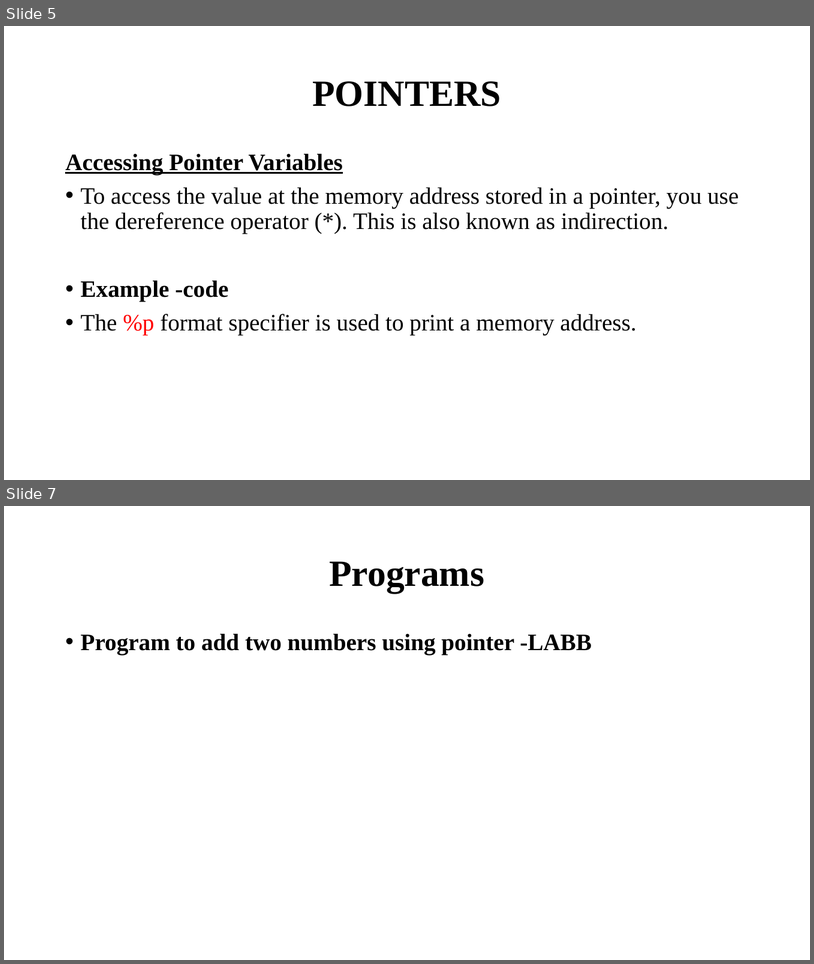
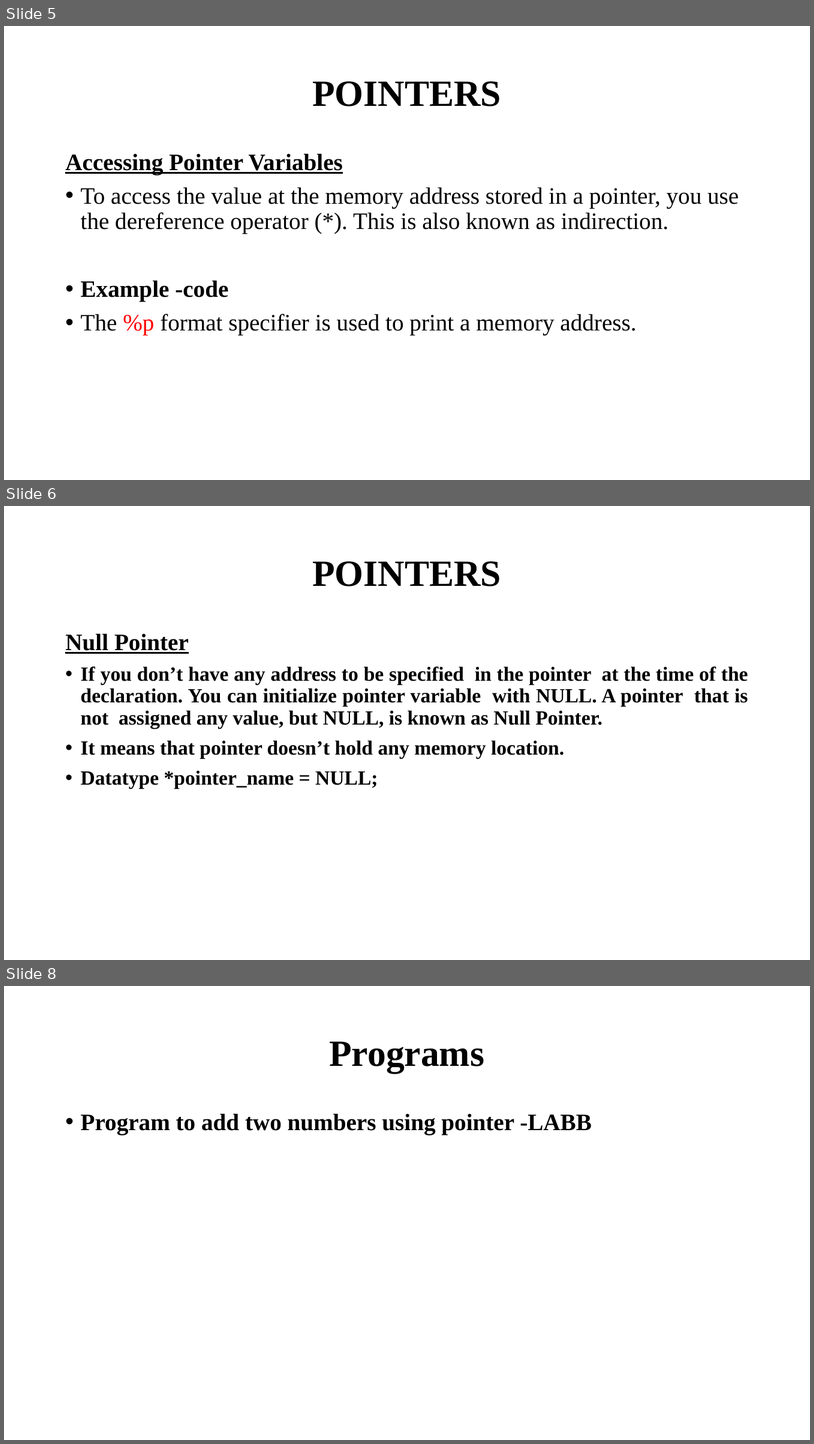
Before and after one commit to Anugrahashaju/S3_Programming_In_C, a slide deck: THEORY/MODULE3/Module_3 [Autosaved].pptm. Shown one above the other, each under a label of ours: slides 5 and 7 before the commit, slides 5, 6 and 8 after it; the slides between them are not shown. The pictures are 814x964 and 814x1444 pixels, drawn with LibreOffice and Linux fonts; fonts in the diff are those of the drawing. Boxes give left, top, right and bottom in pixels: in the first picture for what was removed or moved away, otherwise in the second. Text is boxed around its words. In the diff, an @@ line names an element or a change of style, - is before the commit and + after.

```diff
--- a/THEORY/MODULE3/Module_3 [Autosaved].pptm
+++ b/THEORY/MODULE3/Module_3 [Autosaved].pptm
@@ slide 6 added at bbox=[4, 506, 810, 960], background #FFFFFF @@
@@ title added at bbox=[312, 561, 501, 586], 44 pt, text #000000, bold @@
+POINTERS
@@ text added at bbox=[65, 633, 749, 789], 24 pt, text #000000, bold @@
+Null Pointer
+• If you don’t have any address to be specified in the pointer at the time of the declaration. You can initialize pointer variable with NULL. A pointer that is not assigned any value, but NULL, is known as Null Pointer.
+• It means that pointer doesn’t hold any memory location.
+• Datatype *pointer_name = NULL;
@@ what was slide 7 is now slide 8 @@
```
Also in this commit, not shown: 6 other slides added, 10 other files.
